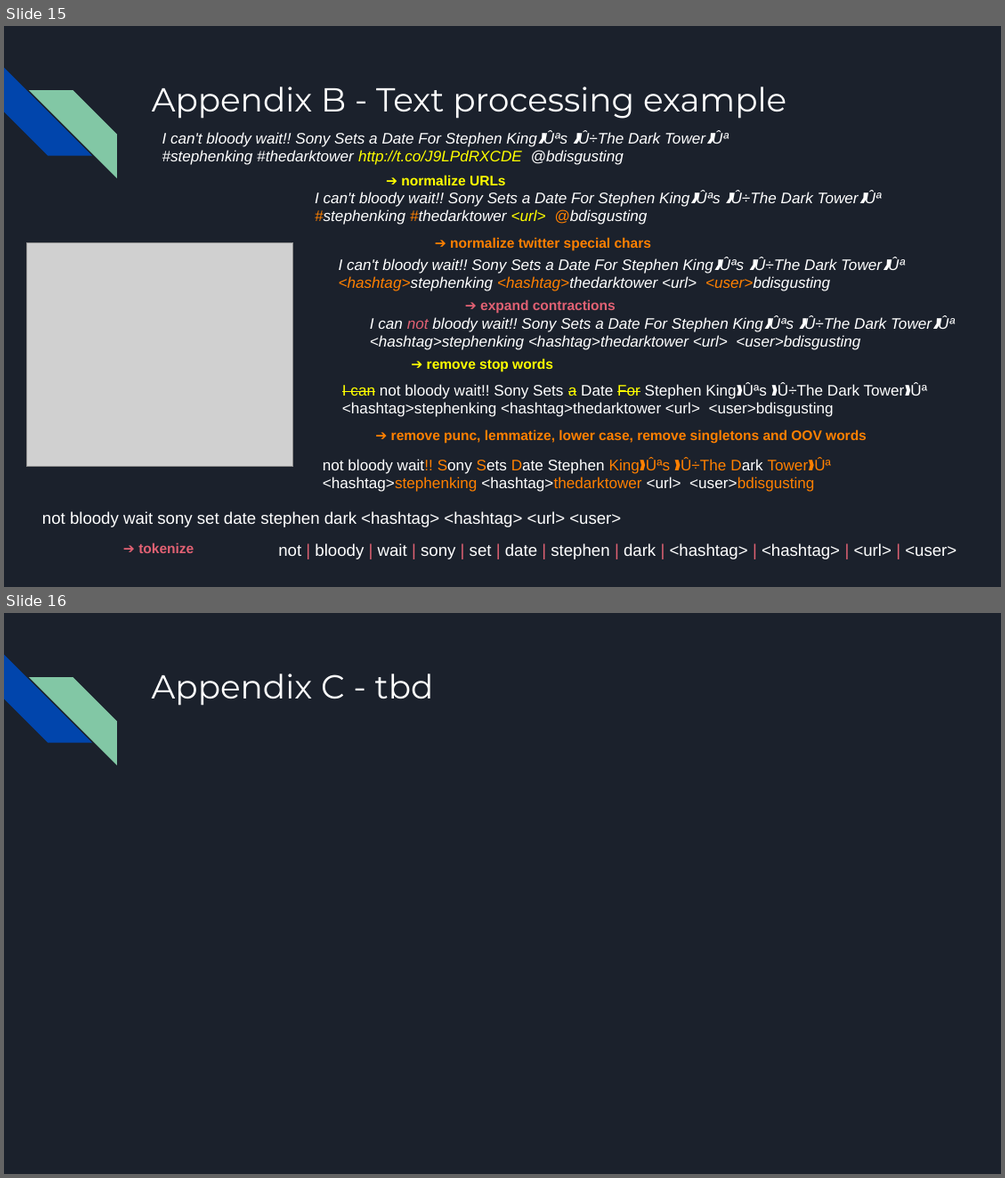
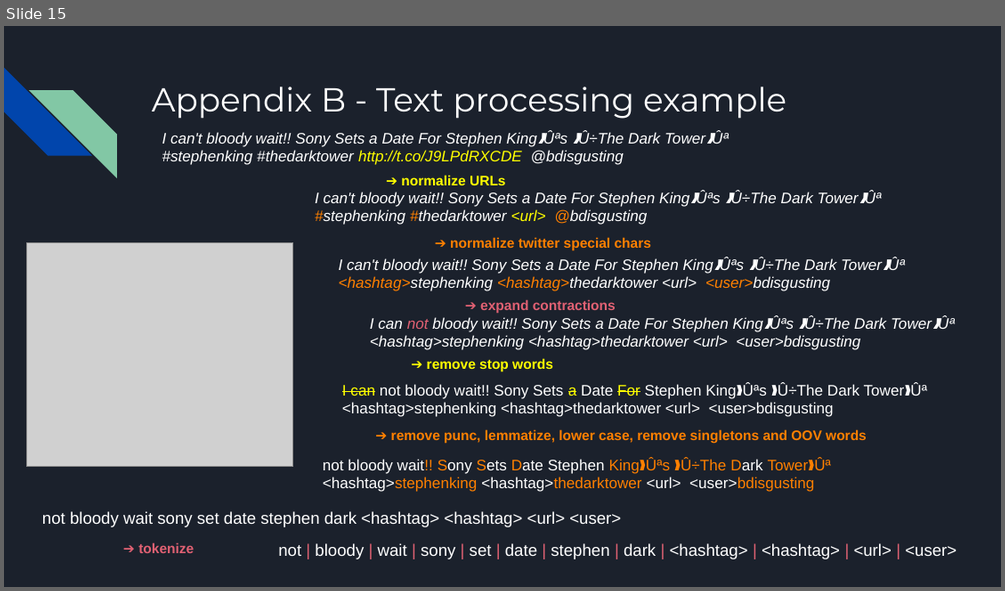
Before and after one commit to MichaelSzczepaniak/WordEmbeddings, a slide deck: word_embeddings_30min.odp. Shown one above the other, each under a label of ours: slides 15 and 16 before the commit, slide 15 after it. The pictures are 1005x1178 and 1005x591 pixels, drawn with LibreOffice and Linux fonts; fonts in the diff are those of the drawing; grey boxes stand for pictures. Boxes give left, top, right and bottom in pixels: in the first picture for what was removed or moved away, otherwise in the second. Text is boxed around its words. In the diff, an @@ line names an element or a change of style, - is before the commit and + after.

Commit message:
update slides, add requirements file

```diff
--- a/word_embeddings_30min.odp
+++ b/word_embeddings_30min.odp
@@ slide 16 removed at (4, 613, 1001, 1174), background #1B212C; not listed: 2 template elements that a slide beside it also shows @@
@@ title removed at (152, 674, 434, 706) @@
-Appendix C - tbd
```
Also in this commit, not shown: 3 other files.
